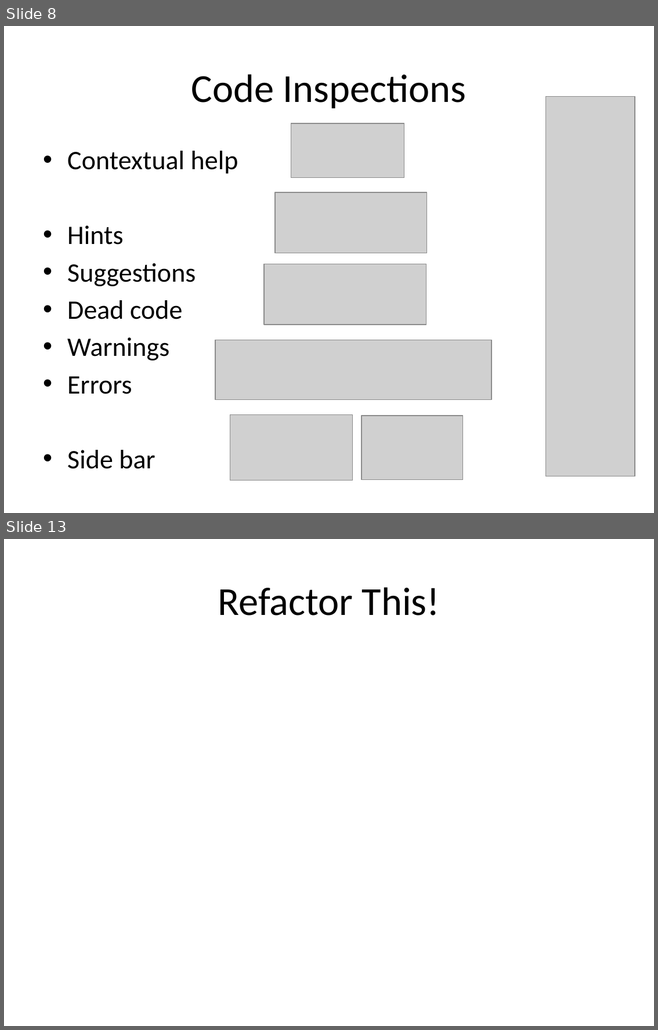
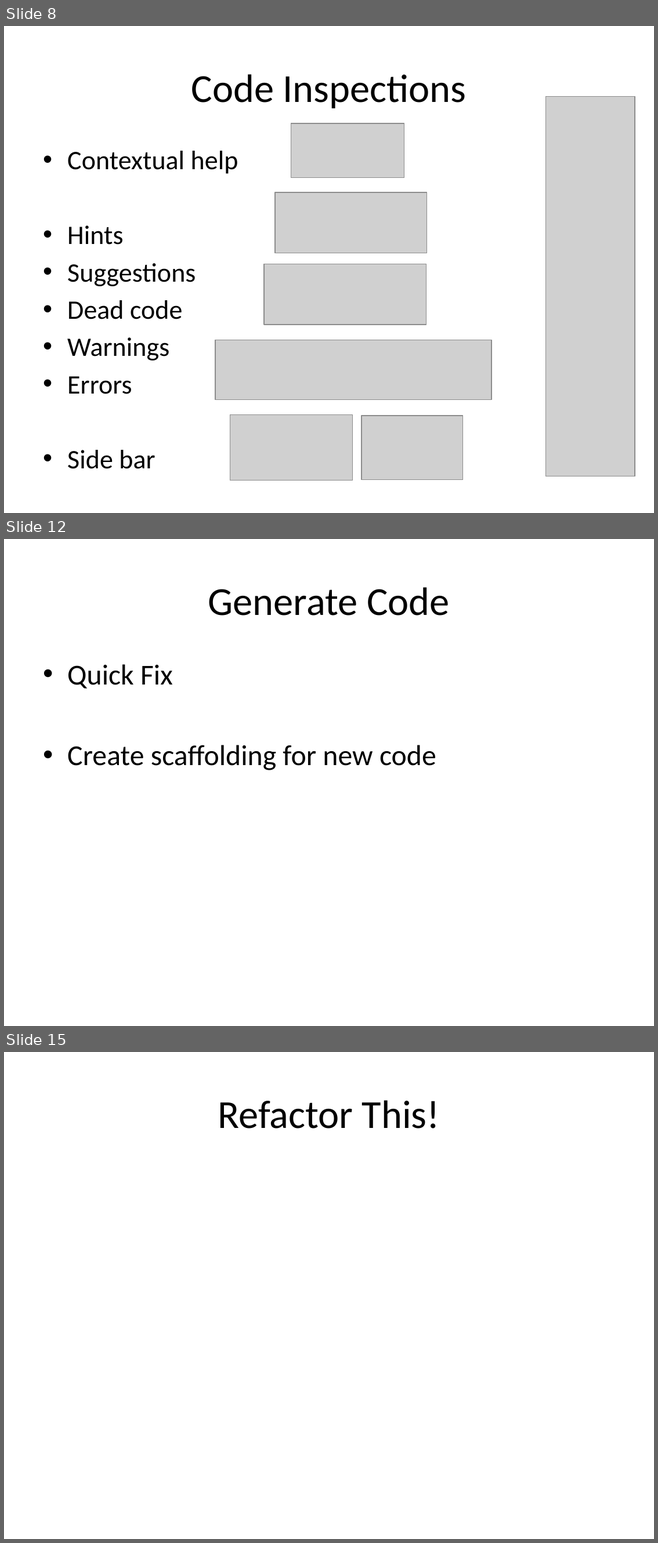
Before and after one commit to rasmuskl/ReSharperCourse, a slide deck: Presentations/2 - Exercises - ReSharper Course.pptx. Shown one above the other, each under a label of ours: slides 8 and 13 before the commit, slides 8, 12 and 15 after it; the slides between them are not shown. The pictures are 658x1030 and 658x1543 pixels, drawn with LibreOffice and Linux fonts; fonts in the diff are those of the drawing; grey boxes stand for pictures. Boxes give left, top, right and bottom in pixels: in the first picture for what was removed or moved away, otherwise in the second. Text is boxed around its words. In the diff, an @@ line names an element or a change of style, - is before the commit and + after.

Commit message:
Started work on generate code presentation part.

```diff
--- a/Presentations/2 - Exercises - ReSharper Course.pptx
+++ b/Presentations/2 - Exercises - ReSharper Course.pptx
@@ slide 12 added at box(4, 539, 654, 1026), background #FFFFFF @@
@@ title added at box(208, 587, 449, 616), 44 pt, text #000000 @@
+Generate Code
@@ text added at box(67, 664, 436, 770), 32 pt, text #000000 @@
+• Quick Fix
+• Create scaffolding for new code
@@ what was slide 13 is now slide 15 @@
```
Also in this commit, not shown: 4 slides changed, 1 other slide added, 1 other file.
